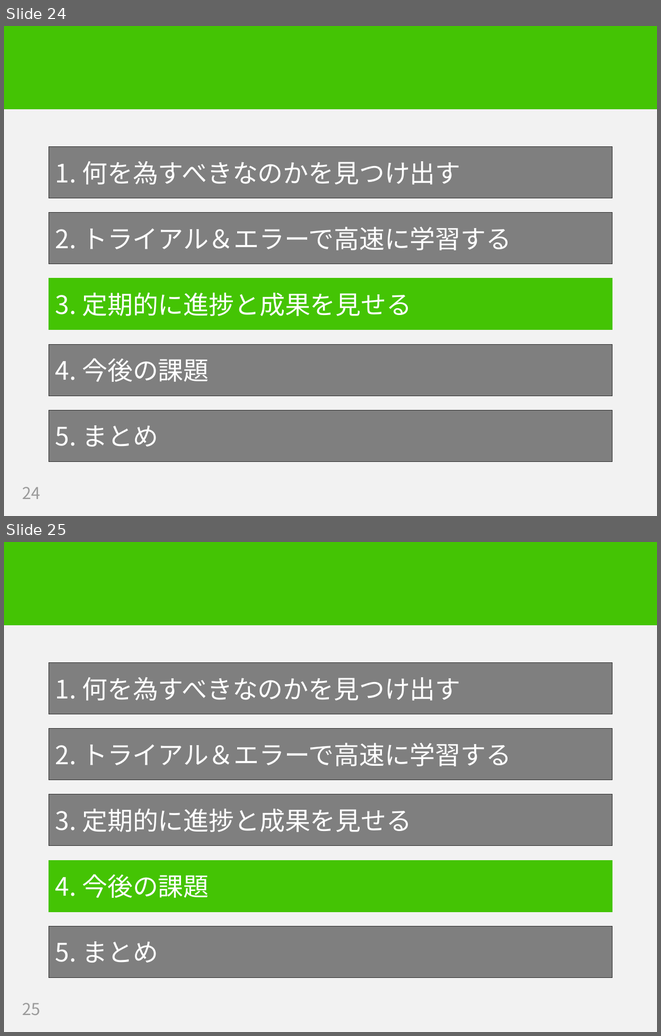
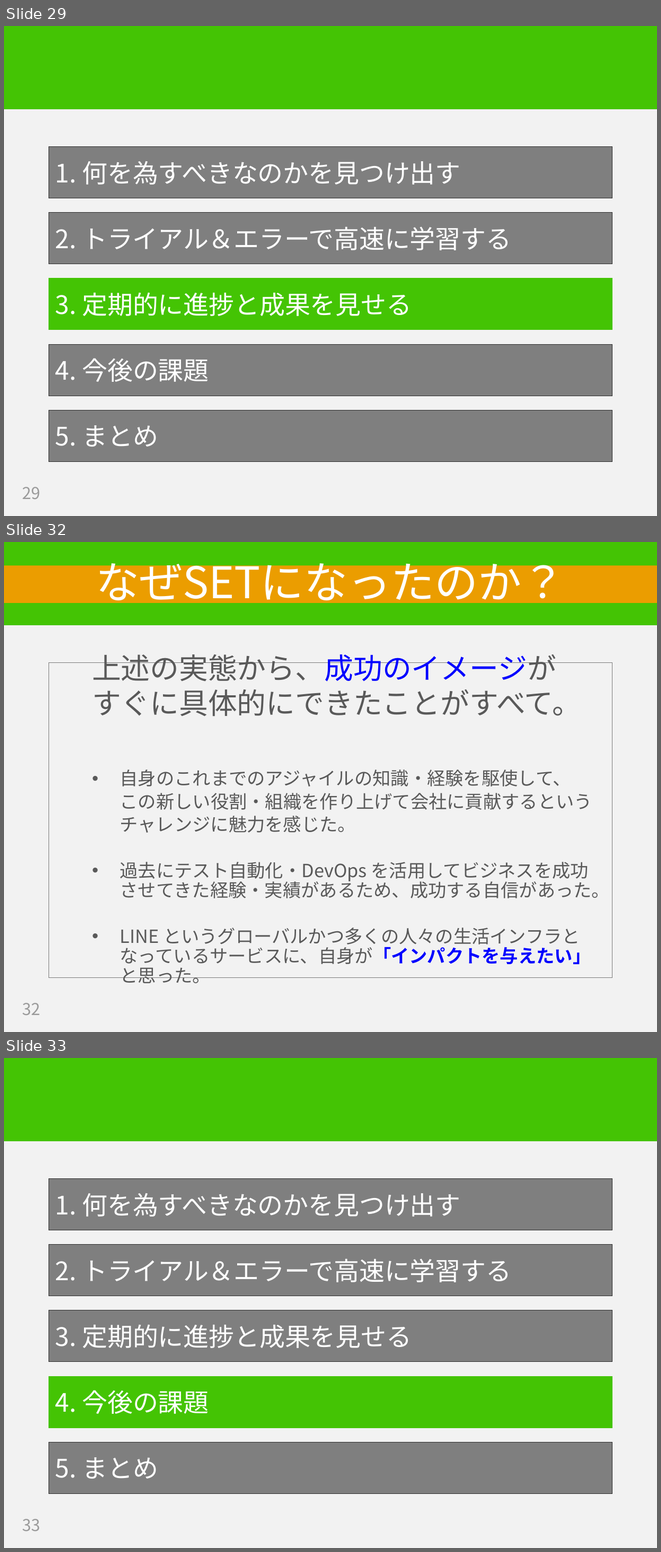
Before and after one commit to hageyahhoo/RSGT2018, a slide deck: SET_at_LINE_ja.pptx. Shown one above the other, each under a label of ours: slides 24 and 25 before the commit, slides 29, 32 and 33 after it; the slides between them are not shown. The pictures are 661x1036 and 661x1552 pixels, drawn with LibreOffice and Linux fonts; fonts in the diff are those of the drawing. Boxes give left, top, right and bottom in pixels: in the first picture for what was removed or moved away, otherwise in the second. Text is boxed around its words. In the diff, an @@ line names an element or a change of style, - is before the commit and + after.

```diff
--- a/SET_at_LINE_ja.pptx
+++ b/SET_at_LINE_ja.pptx
@@ slide 32 added at (4,542,657,1032), background #F2F2F2; not listed: 1 template element that a slide beside it also shows @@
@@ title added at (4,565,657,603), fill #EB9D00, 48 pt, text #FFFFFF @@
+なぜSETになったのか？
@@ text added at (49,663,612,978), outline #797979 0.75 pt, 20 pt, text #595959 @@
+  上述の実態から、成功のイメージが
+  すぐに具体的にできたことがすべて。
+  • 自身のこれまでのアジャイルの知識・経験を駆使して、
+  この新しい役割・組織を作り上げて会社に貢献するという
+  チャレンジに魅力を感じた。
+  • 過去にテスト自動化・DevOps を活用してビジネスを成功させてきた経験・実績があるため、成功する自信があった。
+  • LINE というグローバルかつ多くの人々の生活インフラとなっているサービスに、自身が「インパクトを与えたい」と思った。
@@ page number added at (23,1003,41,1015), 18 pt, text #9B9B9B @@
+32
@@ what was slide 24 is now slide 29 @@
@@ page number at (23,487,41,499): text changed @@
-24
+29
@@ what was slide 25 is now slide 33 @@
@@ page number at (23,1519,41,1531): text changed @@
-25
+33
```
Also in this commit, not shown: 8 slides changed, 15 other slides added, 4 slides removed.
